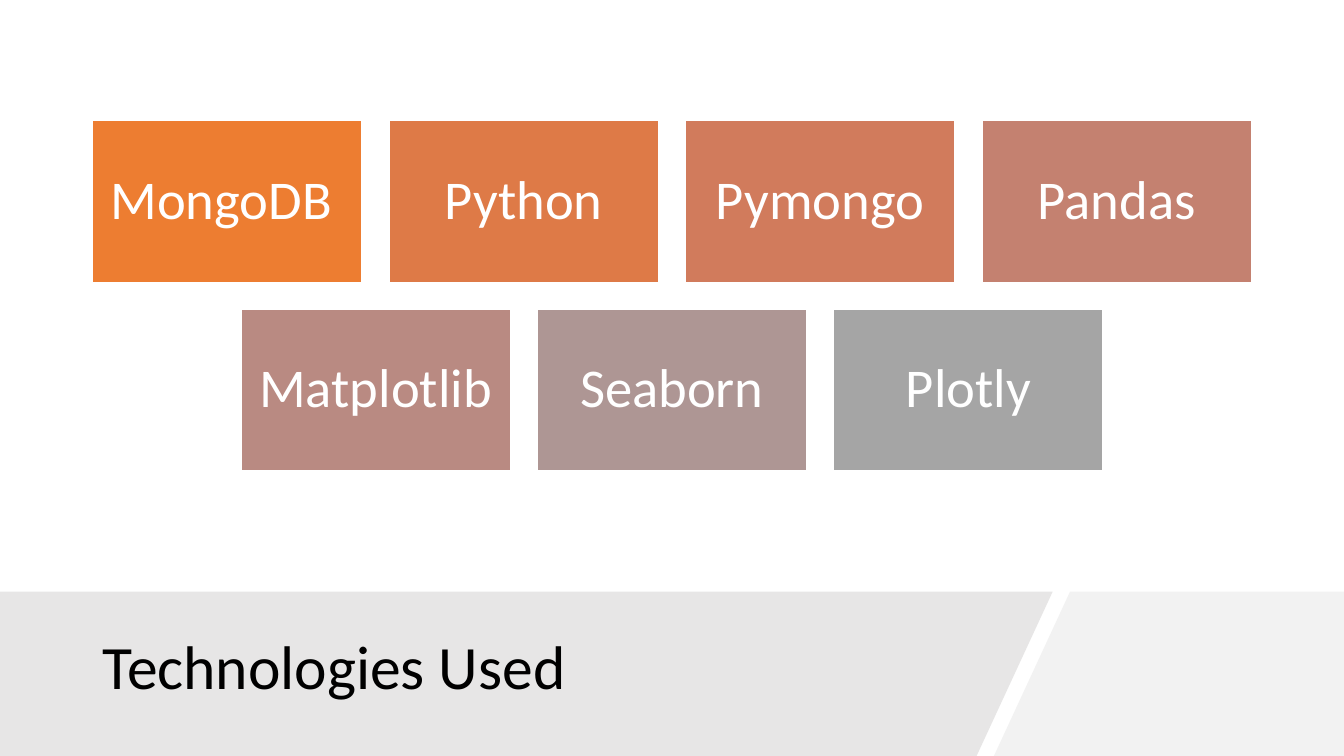
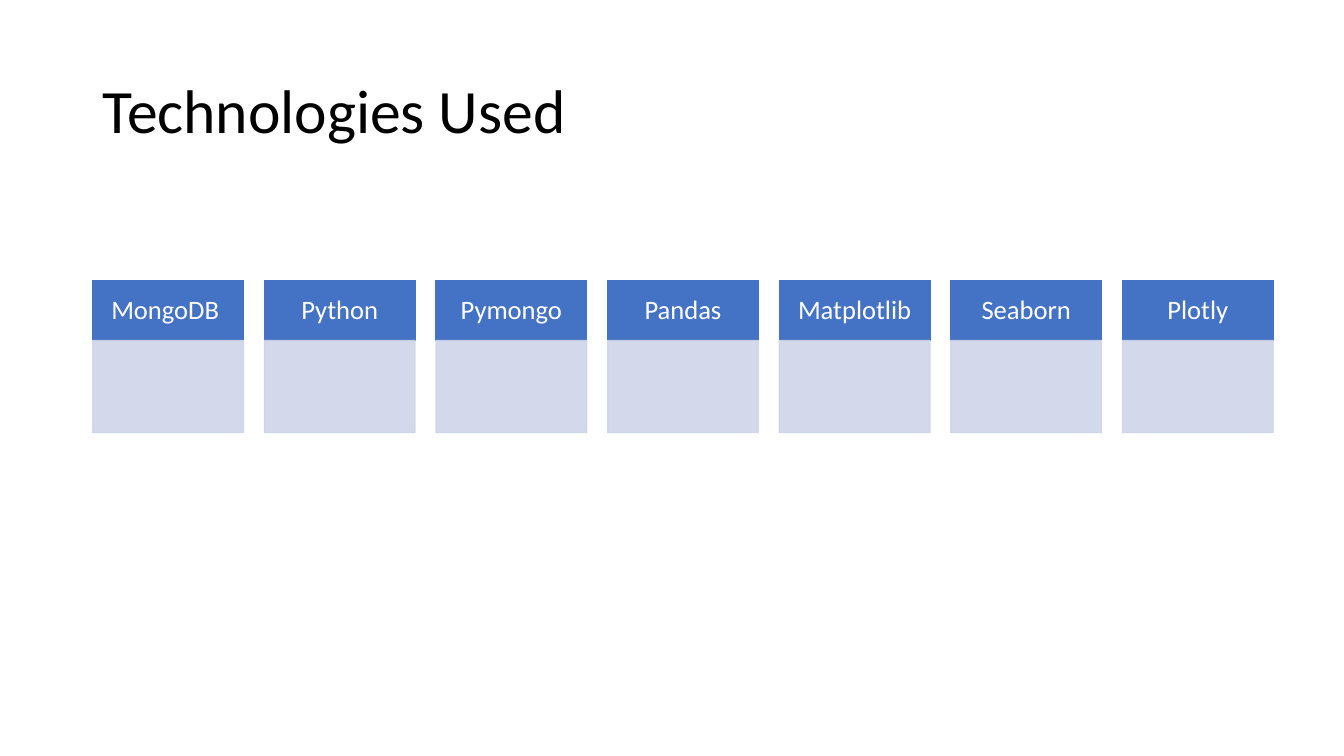
Before and after one commit to shravan-kuchkula/TermProject, a slide deck: slide 8 of MongoDB-TermProject.pptx. Drawn at 1344x756 pixels with LibreOffice and Linux fonts; fonts in the diff are those of the drawing. Boxes give left, top, right and bottom in pixels: in the first picture for what was removed or moved away, otherwise in the second. Text is boxed around its words. In the diff, an @@ line names an element or a change of style, - is before the commit and + after.

```diff
--- a/MongoDB-TermProject.pptx
+++ b/MongoDB-TermProject.pptx
@@ title "Technologies Used": place and size @@
-title "Technologies Used" at [102,646,566,700]
+title "Technologies Used" at [102,90,566,144]
@@ group removed at [93,121,1251,282]: 4 rectangles @@
@@ text "MongoDB": place and size @@
-text "MongoDB" at [111,184,332,229]
+text "MongoDB" at [111,302,219,324]
@@ text "Python": place and size @@
-text "Python" at [445,181,603,228]
+text "Python" at [301,300,378,324]
@@ text "Pymongo": place and size @@
-text "Pymongo" at [716,184,924,229]
+text "Pymongo" at [461,302,562,324]
@@ text "Pandas": place and size @@
-text "Pandas" at [1038,181,1196,220]
+text "Pandas" at [645,300,722,319]
@@ text "Matplotlib": place and size @@
-text "Matplotlib" at [259,369,491,416]
+text "Matplotlib" at [798,300,911,324]
@@ text "Seaborn": place and size @@
-text "Seaborn" at [580,369,763,408]
+text "Seaborn" at [982,300,1071,319]
@@ size 39 to 19 pt; less space between paragraphs in 7 elements at [111,302,219,324], [301,300,378,324], [461,302,562,324], [645,300,722,319], [798,300,911,324], [982,300,1071,319], [1167,300,1228,324] @@
@@ text "Plotly": place and size @@
-text "Plotly" at [906,369,1031,416]
+text "Plotly" at [1167,300,1228,324]
@@ rectangle: place and size @@
-rectangle at [241,310,510,471]
+rectangle at [264,341,414,433]
@@ rectangle at [264,341,414,433]: fill #B98A82 to #CFD5EA at 90% opacity; outline #FFFFFF 1 pt to #CFD5EA 1 pt @@
@@ rectangle: place and size @@
-rectangle at [537,310,807,471]
+rectangle at [608,341,758,433]
@@ rectangle at [608,341,758,433]: fill #AE9694 to #CFD5EA at 90% opacity; outline #FFFFFF 1 pt to #CFD5EA 1 pt @@
@@ rectangle: place and size @@
-rectangle at [834,310,1103,471]
+rectangle at [951,341,1101,433]
@@ rectangle at [951,341,1101,433]: fill #A5A5A5 to #CFD5EA at 90% opacity; outline #FFFFFF 1 pt to #CFD5EA 1 pt @@
@@ group added at [93,280,1273,433]: 11 rectangles @@
@@ freeform shape removed at [0,592,1053,756] @@
@@ freeform shape removed at [994,592,1344,756] @@
```
Also in this commit, not shown: 6 other slides changed, 8 slides added, 4 slides removed.
